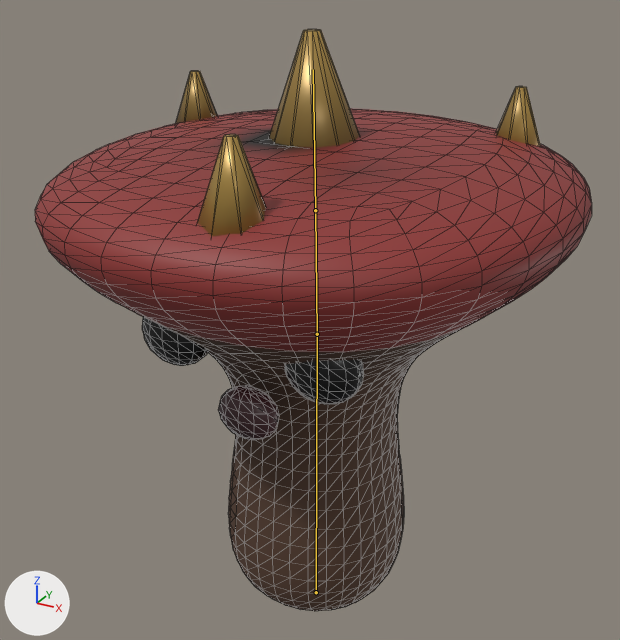
An edit to the glTF model public/models/yaguramori.glb, drawn before and after from the same camera.
Rendered twice from a 50 mm camera at (0.288, -0.536, 0.579) aimed at (-0.006, 0.0, 0.311). The axes (+X, +Y, +Z) are drawn at lower left. The lights are the same throughout. The picture after the commit comes second. Both versions are drawn at frame 9 of the action 'attack'; the numbers are the values there. The bones that change, and the others that lie on the model, are drawn over the model as lines. Mesh edges are drawn as thin lines.

Objects in the first picture: 'yaguramori'.
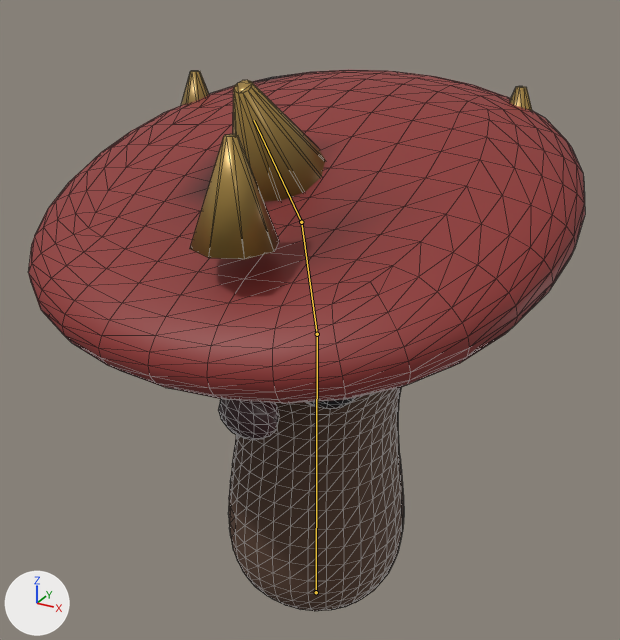
What differs and where, as boxes (x1, y1, x2, y2) in the pictures (620 x 640 px):
'yaguramori', posed (7% shorter): before (35, 29, 592, 611); after (28, 70, 585, 611)
bone 'stem-capbase', root to tip: before (317, 334) to (315, 210); after (317, 334) to (301, 222)
bone 'capbase-captop', root to tip: before (315, 210) to (313, 69); after (301, 222) to (254, 120)

The change in detail:
Bone 'stem-capbase' (bone_stem_capbase) turns from (2, 0, 0) to (14, 0, 0) degrees about its own x, y and z.
Bone 'capbase-captop' (bone_capbase_captop) turns from (1, 0, 0) to (22, 0, 0) degrees about its own x, y and z.
